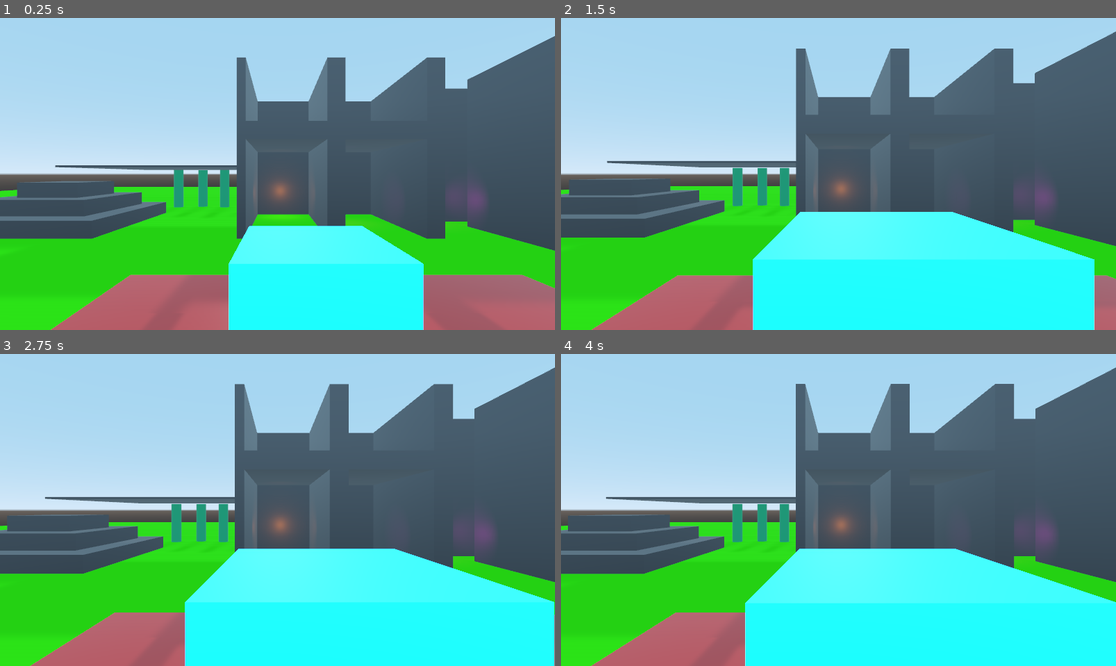
Above: before the commit, frames 1-4 (two rows, left to right).
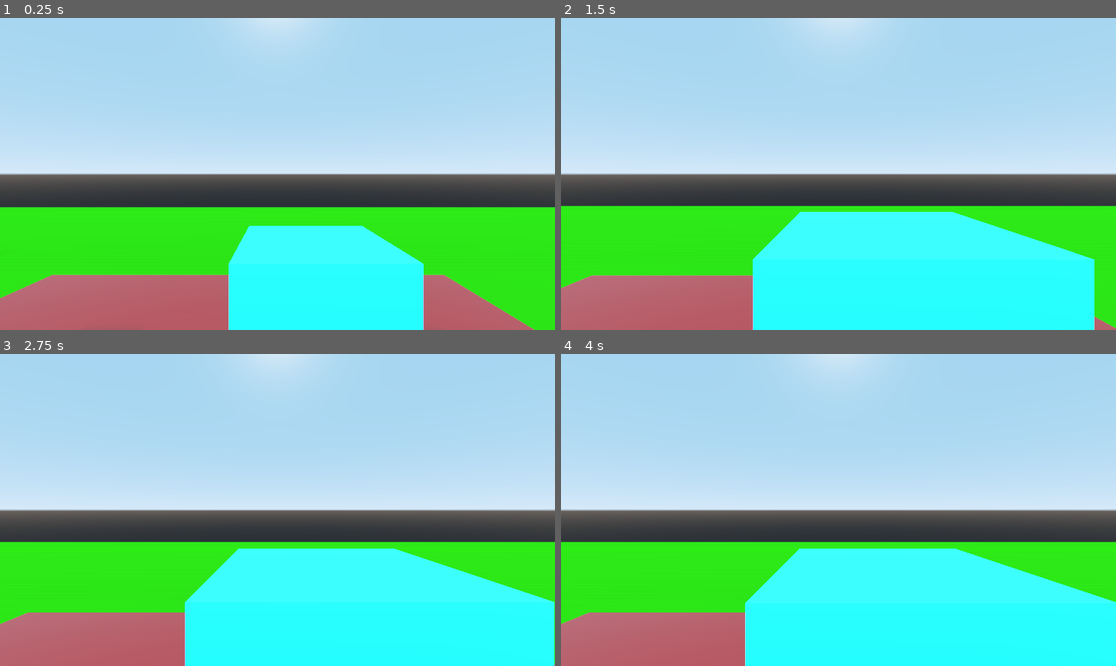
Above: after the commit, the same moments.

Repository: binaryorange/ECC
Game: Godot game, scene res://Testing.tscn
Two runs of this game, one before a commit and one after it. Both use one fixed random seed, a clock stepped at 60 frames per second and the inputs below.
Inputs (mouse positions are in pixels of both pictures, inside the frame that each line leads up to):
- Up to frame 1 (0.25 s): no input
- Up to frame 2 (1.5 s): move the mouse to (960, 158) at 0.52 s; hold Mouse wheel up (mouse_zoom_in) 0.53-1.28 s; click (960, 158) at 0.67 s; move the mouse to (727, 189) at 1.27 s; tap Mouse wheel down (mouse_zoom_out) at 1.35 s; click (727, 189) at 1.42 s
- Up to frame 3 (2.75 s): tap Enter at 2 s; move the mouse to (333, 441) at 2.02 s; hold Mouse wheel up (mouse_zoom_in) from 2.03 s (still down); click (333, 441) at 2.17 s
- Up to frame 4 (4 s): move the mouse to (810, 572) at 2.77 s; release Mouse wheel up (mouse_zoom_in) at 2.78 s; tap Mouse wheel down (mouse_zoom_out) at 2.85 s; click (810, 572) at 2.92 s; tap Space at 3.5 s; move the mouse to (1005, 556) at 3.52 s; hold Mouse wheel up (mouse_zoom_in) from 3.53 s (still down); click (1005, 556) at 3.67 s

The runs differ from the first frame. In frame 1, 40% of the frame differs, in the area x 0-100%, y 0-100%; in frame 2, 39%; in frame 3, 39%; in frame 4, 39%.

Commit message:
ADDED: Player Orbiting Camera
This was hard.

Godot seems to do weird things with rotations and it really confused me.

I finally added the ability to have the player "orbit" the camera, which allows the player to go left or right and have the camera look at them, and it will eventually lead to the camera following them.

Need to refactor a metric shitton of code here soon, it's getting ridiculous. Lots of unused variables from failed experience, but I *always* push commits when I finally get a feature working! And make really long-winded messages...

This commit doesn't change much other than some basic rotation code that already existed in previous commits.

Oh, and I also replaced the Area that determines if the player is in a confined space or not with a raycast, since that is a more accurate way of determing that state on the fly. Areas can get bugged out easily sometimes.

Diff:
--- a/ECC_TPController/ECC_TPController.gd
+++ b/ECC_TPController/ECC_TPController.gd
@@ -50,6 +50,8 @@
 # our local variables
 var cam_up = 0.0
 var cam_right = 0.0
+var player_right = 0.0
+var player_up = 0.0
 var zoom  = 0
 var clip_cam
 var view_cam
@@ -67,7 +69,7 @@
 var rotate_back = false
 var player
 var is_player_in_orbit_zone = false
-var new_follow_weight
+var raycast_offset
 
 # hide these when we are running the game
 var helper_mesh
@@ -99,6 +101,13 @@
 	# set gimbal as top level
 	self.set_as_toplevel(true)
 
+	# set raycaster as toplevel
+	$ConfinedSpaceCheck.set_as_toplevel(true)
+
+	raycast_offset = $ConfinedSpaceCheck.transform.origin - get_parent().transform.origin
+
+	# store the position offset of the raycast node
+
 	# store the offset of the gimbal relative to its parent node
 	gimbal_offset = self.transform.origin - get_parent().transform.origin
 	print("Stored the Gimbal's offset value as " + str(gimbal_offset))
@@ -130,7 +139,6 @@
 		Input.set_mouse_mode(Input.MOUSE_MODE_CAPTURED)
 
 	$ZoomTimer.wait_time = ZoomDelay
-	new_follow_weight = FollowDelayWeight
 
 # Called every frame. 'delta' is the elapsed time since the previous frame.
 func _process(delta):
@@ -142,6 +150,11 @@
 
 	# get joystick movement data if we are not using the mouse
 	if !mouse_captured:
+
+		# store the player's input information
+		player_right = Input.get_action_strength("move_left") - Input.get_action_strength("move_right")
+		player_up = Input.get_action_strength("move_up") - Input.get_action_strength("move_down")
+
 		# store the right movement
 		if !rotate_back:
 			cam_right = Input.get_action_strength("cam_look_left") - Input.get_action_strength("cam_look_right")
@@ -162,12 +175,26 @@
 		else:
 			Input.set_mouse_mode(Input.MOUSE_MODE_VISIBLE)
 
+#	if Input.is_action_just_pressed("recenter_camera"):
+#		rotate_back = true
+#
+#	if rotate_back:
+#		# make the Y Gimbal rotation match the player's rotation
+#		var cur_rot_y = self.rotation_degrees.y
+#
+#		var new_rot_y = get_parent().rotation_degrees.y
+#
+#		# lerp to the new rotation
+#		self.rotation_degrees.y = lerp(cur_rot_y, new_rot_y, 0.1)
+#
+#		if cur_rot_y == new_rot_y:
+#			rotate_back = false
+
 # update the camera's position and rotation
 func _update_camera(delta):
 
 	# if the player is in the orbit zone, we only look at them.
 	# otherwise, we update the camera accordingly
-	new_follow_weight = FollowDelayWeight
 	if is_player_in_orbit_zone:
 		_look_at_player()
 
@@ -197,6 +224,30 @@
 
 	# now check for occluding geometry
 	_check_for_occlusion()
+
+	# check if we are colliding against geometry above the player
+	if $ConfinedSpaceCheck.is_colliding():
+		if !is_in_confined_space:
+			is_in_confined_space = true
+	else: # we are not colliding so set it to false
+		if is_in_confined_space:
+			is_in_confined_space = false
+
+	# position the raycast
+	$ConfinedSpaceCheck.transform.origin = get_parent().transform.origin + raycast_offset
+
+	# update camera's rotation based on input
+	if player_right and cam_right == 0 and cam_up == 0:
+		var parent_rot_y = get_parent().rotation_degrees.y
+		if player_right > 0:
+			self.rotation_degrees.y = lerp(self.rotation_degrees.y, get_parent().rotation_degrees.y + 720, 0.0015)
+		elif player_right < 0:
+			self.rotation_degrees.y = lerp(self.rotation_degrees.y, get_parent().rotation_degrees.y - 720, 0.0015)
+
+
+
+
+
 
 # check for occluding objects by casting a ray back to the player
 func _check_for_occlusion():
@@ -286,20 +337,8 @@
 # force the viewcam to look at the player
 func _look_at_player():
 	var offY = Vector3(0, 1.5, 0)
+	clip_cam.look_at(player.transform.origin + offY, Vector3.UP)
 	view_cam.look_at(player.transform.origin + offY, Vector3.UP)
-
-# tells us when the player has entered a confined space
-func _on_ConfinedSpaceArea_body_entered(body):
-	if !body.is_in_group("Player") and !is_in_confined_space:
-		is_in_confined_space = true
-		print("In Confined Space: " + str(is_in_confined_space))
-
-
-# tells us when the player has exited a confined space
-func _on_ConfinedSpaceArea_body_exited(body):
-	if !body.is_in_group("Player") and is_in_confined_space:
-		is_in_confined_space = false
-		print("In Confined Space: " + str(is_in_confined_space))
 
 # this tells us when the camera can clip against walls or other occluding objects
 func _on_CanClipDetector_body_entered(body):
--- a/ECC_TPController/ECC_ThirdPersonController.tscn
+++ b/ECC_TPController/ECC_ThirdPersonController.tscn
@@ -11,9 +11,6 @@
 
 [sub_resource type="SphereShape" id=3]
 radius = 8.0
-
-[sub_resource type="BoxShape" id=4]
-extents = Vector3( 0.5, 2.5, 0.5 )
 
 [node name="ECC_ThirdPerson" type="Spatial" groups=[
 "Player",
@@ -50,7 +47,6 @@
 transform = Transform( 1, 0, 0, 0, 1, 0, 0, 0, 1, 0, 0, 4 )
 current = true
 fov = 60.0
-near = 0.01
 far = 500.0
 __meta__ = {
 "_editor_description_": "This is the camera that actually sees the player.
@@ -111,28 +107,15 @@
 ]]
 transform = Transform( 1, 0, 0, 0, 1, 0, 0, 0, 1, 0, 0, 16 )
 
-[node name="ConfinedSpaceDetector" type="Spatial" parent="." groups=[
-"Player",
-]]
-
-[node name="ConfinedSpaceArea" type="Area" parent="ConfinedSpaceDetector" groups=[
-"Player",
-]]
-gravity_vec = Vector3( 0, 0, 0 )
-
-[node name="Shape" type="CollisionShape" parent="ConfinedSpaceDetector/ConfinedSpaceArea" groups=[
-"Player",
-]]
-transform = Transform( 1, 0, 0, 0, 1, 0, 0, 0, 1, 0, 2, 0 )
-shape = SubResource( 4 )
-
 [node name="ZoomTimer" type="Timer" parent="."]
 wait_time = 0.1
 __meta__ = {
 "_editor_description_": "We use this timer to prevent the player from \"blasting\" through different zoom levels."
 }
+
+[node name="ConfinedSpaceCheck" type="RayCast" parent="."]
+enabled = true
+cast_to = Vector3( 0, 5, 0 )
 [connection signal="body_entered" from="X Gimbal/ViewCamera/CanClipDetector" to="." method="_on_CanClipDetector_body_entered"]
 [connection signal="body_exited" from="X Gimbal/ViewCamera/CanClipDetector" to="." method="_on_CanClipDetector_body_exited"]
-[connection signal="body_entered" from="ConfinedSpaceDetector/ConfinedSpaceArea" to="." method="_on_ConfinedSpaceArea_body_entered"]
-[connection signal="body_exited" from="ConfinedSpaceDetector/ConfinedSpaceArea" to="." method="_on_ConfinedSpaceArea_body_exited"]
 [connection signal="timeout" from="ZoomTimer" to="." method="_on_ZoomTimer_timeout"]
--- a/TestPlayer.tscn
+++ b/TestPlayer.tscn
@@ -69,6 +69,9 @@
 ClipCameraException = NodePath("..")
 EnableFollowDelay = true
 
+[node name="ConfinedSpaceCheck" parent="ECC_ThirdPerson" index="3"]
+transform = Transform( 1, 0, 0, 0, 1, 0, 0, 0, 1, 0.5, 0, 0.5 )
+
 [node name="FloorTester" type="RayCast" parent="."]
 transform = Transform( 1, 0, 0, 0, 1, 0, 0, 0, 1, 0, -1.5, 0 )
 enabled = true
@@ -78,3 +81,5 @@
 light_color = Color( 0.490196, 0.890196, 1, 1 )
 shadow_enabled = true
 omni_range = 8.0
+
+[editable path="ECC_ThirdPerson"]
--- a/Testing.tscn
+++ b/Testing.tscn
@@ -40,7 +40,7 @@
 shape = SubResource( 3 )
 
 [node name="TestPlayer" parent="." instance=ExtResource( 1 )]
-transform = Transform( -1, 0, -3.25841e-007, 0, 1, 0, 3.25841e-007, 0, -1, -17, 5, -46 )
+transform = Transform( 1, 0, 0, 0, 1, 0, 0, 0, 1, -17, 5, -46 )
 MoveSpeed = 3.0
 AccelerationForce = 2.0
 DecelerationForce = 3.0
--- a/project.godot
+++ b/project.godot
@@ -109,8 +109,9 @@
 
 [rendering]
 
+quality/filters/anisotropic_filter_level=8
 quality/shadows/filter_mode=2
 quality/filters/use_nearest_mipmap_filter=true
 environment/default_clear_color=Color( 0, 0, 0, 1 )
-quality/filters/msaa=2
+quality/filters/msaa=1
 environment/default_environment="res://default_env.tres"
Not shown: 1 places in ECC_TPController/ECC_ThirdPersonController.tscn that only renumber resources
